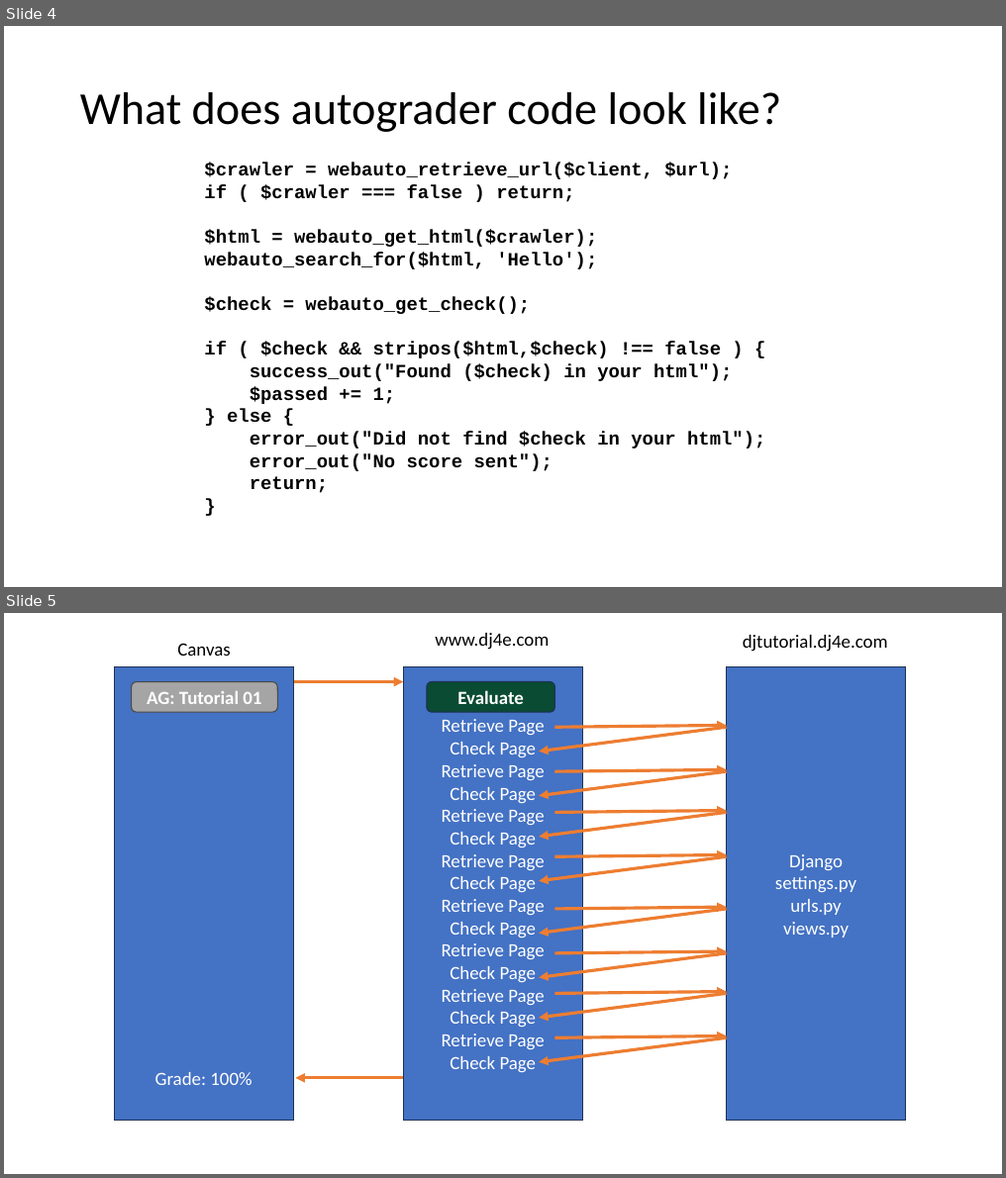
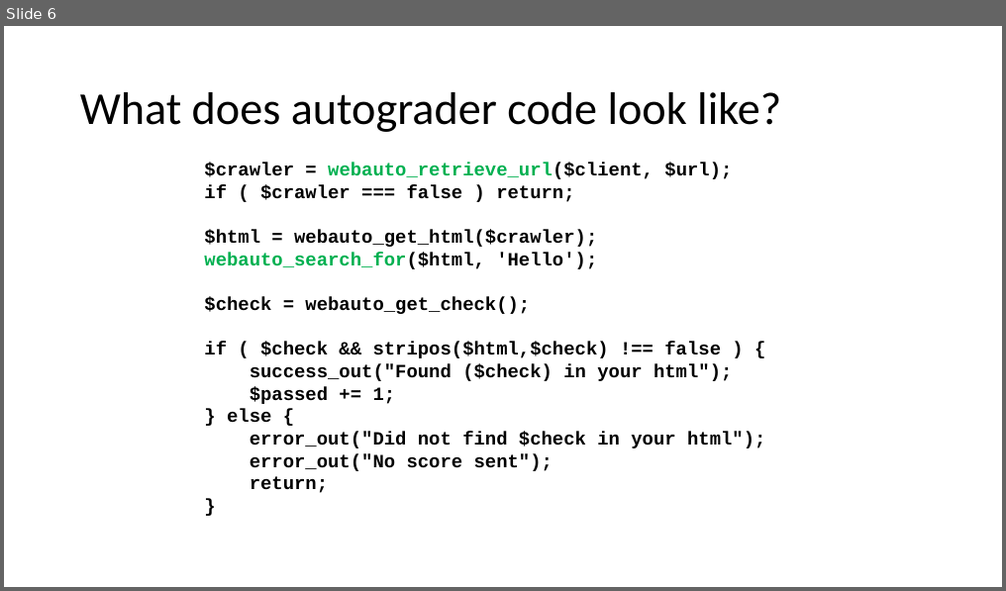
Before and after one commit to csev/dj4e, a slide deck: lectures/00-Auto-Grader.pptx. Shown one above the other, each under a label of ours: slides 4 and 5 before the commit, slide 6 after it. The pictures are 1006x1178 and 1006x591 pixels, drawn with LibreOffice and Linux fonts; fonts in the diff are those of the drawing. Boxes give left, top, right and bottom in pixels: in the first picture for what was removed or moved away, otherwise in the second. Text is boxed around its words. In the diff, an @@ line names an element or a change of style, - is before the commit and + after.

```diff
--- a/lectures/00-Auto-Grader.pptx
+++ b/lectures/00-Auto-Grader.pptx
@@ slide 5 removed at <box>4,613,1002,1174</box>, background #FFFFFF @@
@@ text removed at <box>435,633,548,650</box> @@
-www.dj4e.com
@@ text removed at <box>743,635,888,652</box> @@
-djtutorial.dj4e.com
@@ rectangle removed at <box>115,666,294,1121</box> @@
@@ text removed at <box>177,643,230,656</box> @@
-Canvas
@@ rectangle removed at <box>403,666,583,1121</box> @@
-Retrieve Page
-Check Page
-Retrieve Page
-Check Page
-Retrieve Page
-Check Page
-Retrieve Page
-Check Page
-Retrieve Page
-Check Page
-Retrieve Page
-Check Page
-Retrieve Page
-Check Page
-Retrieve Page
-Check Page
@@ rectangle removed at <box>727,666,906,1121</box> @@
-Django
-settings.py
-urls.py
-views.py
@@ rounded rectangle removed at <box>132,682,277,712</box> @@
-AG: Tutorial 01
@@ arrow removed from (294, 682) to (403, 682) @@
@@ rounded rectangle removed at <box>427,682,555,713</box> @@
-Evaluate
@@ arrow removed from (727, 727) to (539, 752) @@
@@ arrow removed from (555, 727) to (727, 725) @@
@@ arrow removed from (727, 771) to (539, 796) @@
@@ arrow removed from (555, 771) to (727, 769) @@
@@ arrow removed from (727, 812) to (539, 837) @@
@@ arrow removed from (555, 812) to (727, 811) @@
@@ arrow removed from (727, 858) to (539, 881) @@
@@ arrow removed from (555, 858) to (727, 855) @@
@@ arrow removed from (727, 909) to (539, 934) @@
@@ arrow removed from (555, 909) to (727, 907) @@
@@ arrow removed from (727, 954) to (539, 977) @@
@@ arrow removed from (555, 954) to (727, 952) @@
@@ arrow removed from (727, 993) to (539, 1018) @@
@@ arrow removed from (555, 993) to (727, 992) @@
@@ arrow removed from (727, 1039) to (539, 1062) @@
@@ arrow removed from (555, 1039) to (727, 1036) @@
@@ text removed at <box>155,1072,252,1085</box> @@
-Grade: 100%
@@ arrow removed from (403, 1078) to (296, 1078) @@
@@ what was slide 4 is now slide 6 @@
@@ slide 6 changed as well @@
@@ text at <box>204,163,732,270</box>: text colour #000000 to #00B050 in "webauto_retrieve_url($client,", "webauto_search_for($html," @@
```
Also in this commit, not shown: 1 other slide changed, 4 slides added, 2 other slides removed, 10 other files.
